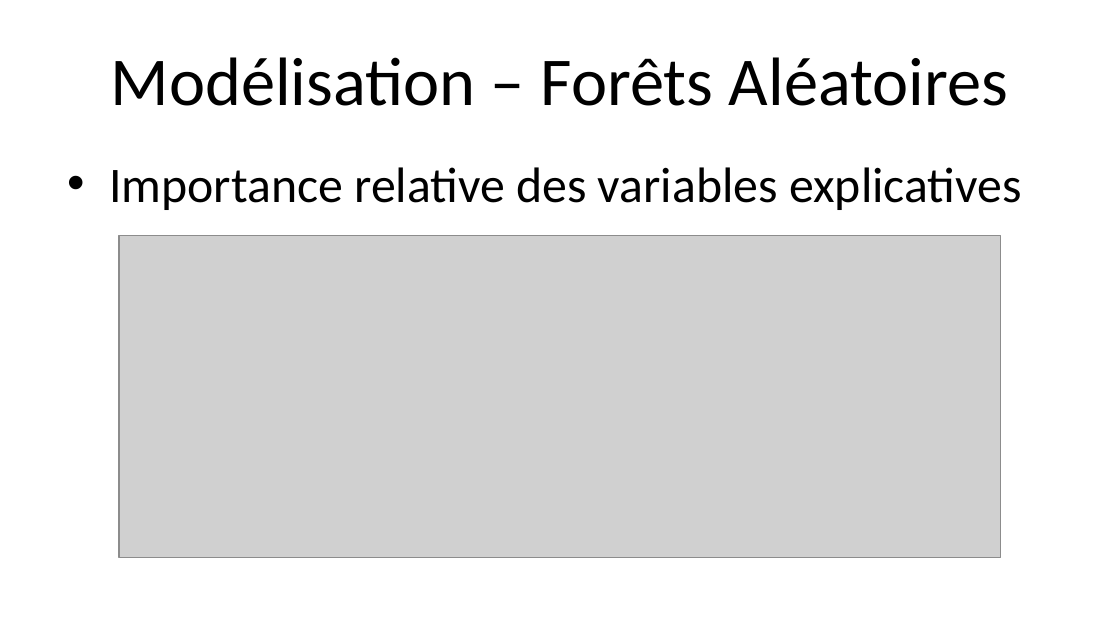
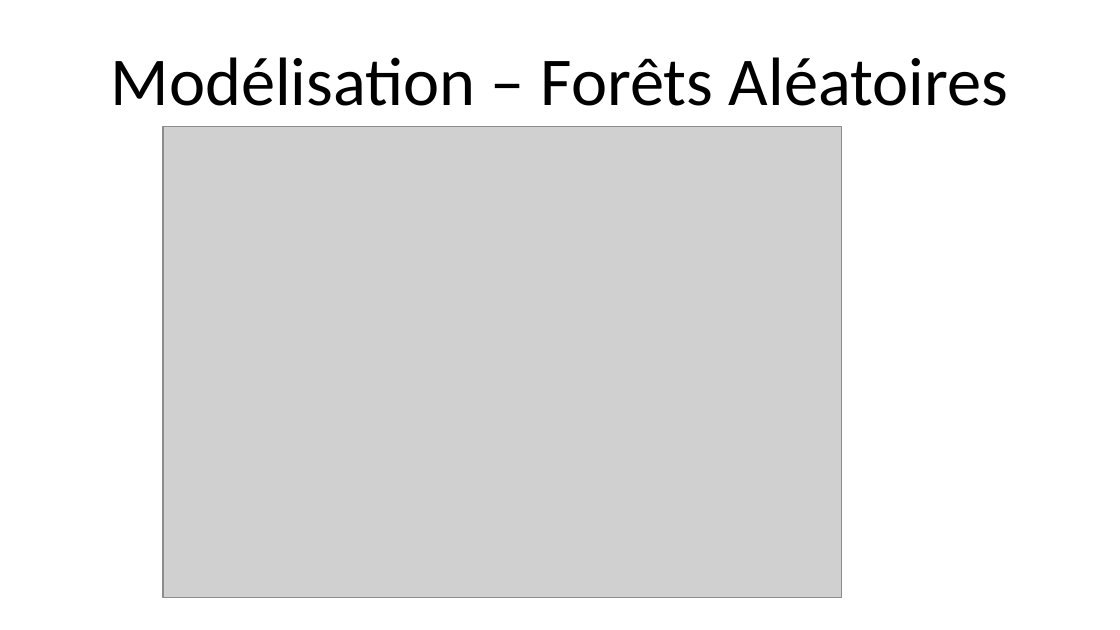
Before and after one commit to DianeBeldame/AppVelib, a slide deck: slide 12 of Presentation v0.2.pptx. Drawn at 1120x630 pixels with LibreOffice and Linux fonts; fonts in the diff are those of the drawing; grey boxes stand for pictures. Boxes give left, top, right and bottom in pixels: in the first picture for what was removed or moved away, otherwise in the second. Text is boxed around its words. In the diff, an @@ line names an element or a change of style, - is before the commit and + after.

```diff
--- a/Presentation v0.2.pptx
+++ b/Presentation v0.2.pptx
@@ picture: place and size @@
-picture at bbox=[119, 235, 1000, 558]
+picture at bbox=[164, 127, 842, 597]
@@ text removed at bbox=[109, 167, 1022, 210] @@
-• Importance relative des variables explicatives
```
Also in this commit, not shown: 3 other slides changed, 7 slides added, 1 slide removed, 2 other files.
